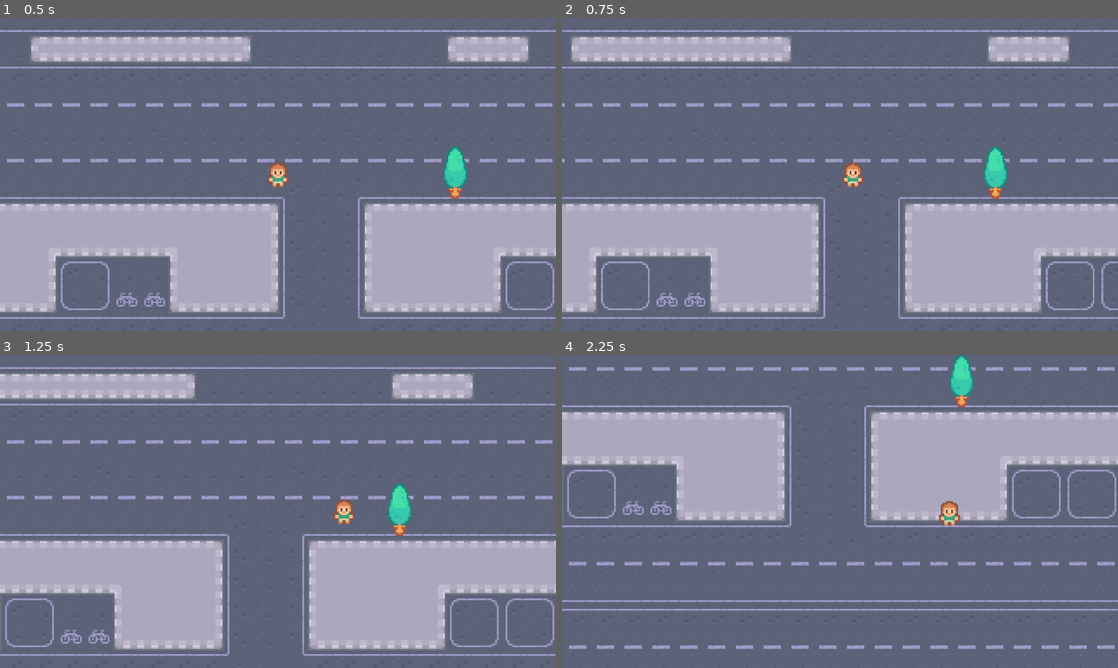
Above: before the commit, frames 1-4 (two rows, left to right).
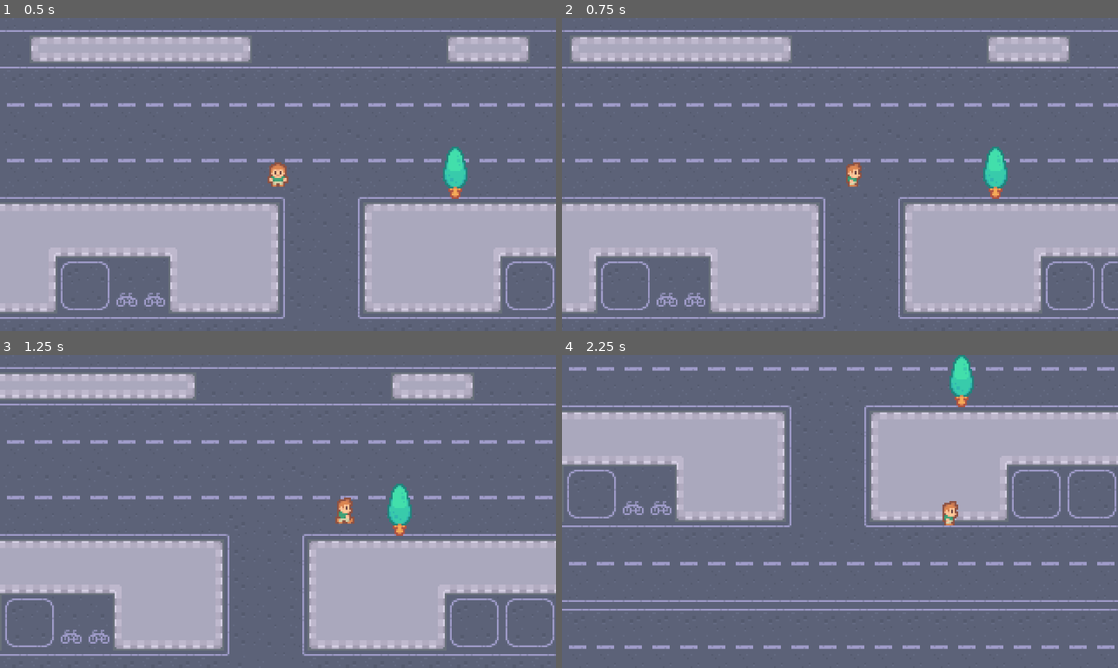
Above: after the commit, the same moments.

Repository: kemini0615/godot-frogger-game
Game: Godot game, scene res://scenes/game.tscn
The game is run twice, just before and just after one commit, with the same random seed, the same clock (stepped at 60 frames per second) and the same inputs.
Inputs:
- Up to frame 1 (0.5 s): no input
- Up to frame 2 (0.75 s): tap Enter at 0.5 s; hold Right (right) from 0.53 s (still down)
- Up to frame 3 (1.25 s): keep holding Right (right)
- Up to frame 4 (2.25 s): release Right (right) at 1.28 s; hold Down (down) 1.28-2.03 s; hold Right (right) from 2.03 s (still down)

Frame 1 is identical in both runs. In frame 2, 0.2% of the frame differs, in the area x 50-55%, y 46-54%; in frame 3, 0.2%, in the area x 60-64%, y 45-54%; in frame 4, 0.2%.

Commit message:
플레이어 이동 애니메이션 추가

Diff:
--- a/scenes/player.tscn
+++ b/scenes/player.tscn
@@ -1,7 +1,97 @@
 [gd_scene format=3 uid="uid://cxg5qdy050b6s"]
 
-[ext_resource type="Texture2D" uid="uid://bkgrir378horu" path="res://graphics/player/player_simple.png" id="1_3vyb7"]
 [ext_resource type="Script" uid="uid://b767f1jecunvc" path="res://scripts/player.gd" id="1_g2els"]
+[ext_resource type="Texture2D" uid="uid://c4q6c7mxqh78h" path="res://graphics/player/player_tileset.png" id="2_g2els"]
+
+[sub_resource type="AtlasTexture" id="AtlasTexture_g2els"]
+atlas = ExtResource("2_g2els")
+region = Rect2(16, 0, 16, 16)
+
+[sub_resource type="AtlasTexture" id="AtlasTexture_tuyoq"]
+atlas = ExtResource("2_g2els")
+region = Rect2(16, 16, 16, 16)
+
+[sub_resource type="AtlasTexture" id="AtlasTexture_fjrip"]
+atlas = ExtResource("2_g2els")
+region = Rect2(16, 32, 16, 16)
+
+[sub_resource type="AtlasTexture" id="AtlasTexture_qhqgy"]
+atlas = ExtResource("2_g2els")
+region = Rect2(0, 0, 16, 16)
+
+[sub_resource type="AtlasTexture" id="AtlasTexture_dqkch"]
+atlas = ExtResource("2_g2els")
+region = Rect2(0, 16, 16, 16)
+
+[sub_resource type="AtlasTexture" id="AtlasTexture_qlg0r"]
+atlas = ExtResource("2_g2els")
+region = Rect2(0, 32, 16, 16)
+
+[sub_resource type="AtlasTexture" id="AtlasTexture_smehm"]
+atlas = ExtResource("2_g2els")
+region = Rect2(32, 0, 16, 16)
+
+[sub_resource type="AtlasTexture" id="AtlasTexture_ur7pv"]
+atlas = ExtResource("2_g2els")
+region = Rect2(32, 16, 16, 16)
+
+[sub_resource type="AtlasTexture" id="AtlasTexture_y4r1p"]
+atlas = ExtResource("2_g2els")
+region = Rect2(32, 32, 16, 16)
+
+[sub_resource type="SpriteFrames" id="SpriteFrames_3vyb7"]
+animations = [{
+"frames": [{
+"duration": 1.0,
+"texture": SubResource("AtlasTexture_g2els")
+}, {
+"duration": 1.0,
+"texture": SubResource("AtlasTexture_tuyoq")
+}, {
+"duration": 1.0,
+"texture": SubResource("AtlasTexture_g2els")
+}, {
+"duration": 1.0,
+"texture": SubResource("AtlasTexture_fjrip")
+}],
+"loop": true,
+"name": &"down",
+"speed": 5.0
+}, {
+"frames": [{
+"duration": 1.0,
+"texture": SubResource("AtlasTexture_qhqgy")
+}, {
+"duration": 1.0,
+"texture": SubResource("AtlasTexture_dqkch")
+}, {
+"duration": 1.0,
+"texture": SubResource("AtlasTexture_qhqgy")
+}, {
+"duration": 1.0,
+"texture": SubResource("AtlasTexture_qlg0r")
+}],
+"loop": true,
+"name": &"left",
+"speed": 5.0
+}, {
+"frames": [{
+"duration": 1.0,
+"texture": SubResource("AtlasTexture_smehm")
+}, {
+"duration": 1.0,
+"texture": SubResource("AtlasTexture_ur7pv")
+}, {
+"duration": 1.0,
+"texture": SubResource("AtlasTexture_smehm")
+}, {
+"duration": 1.0,
+"texture": SubResource("AtlasTexture_y4r1p")
+}],
+"loop": true,
+"name": &"up",
+"speed": 5.0
+}]
 
 [sub_resource type="RectangleShape2D" id="RectangleShape2D_g2els"]
 size = Vector2(12, 10)
@@ -9,9 +99,10 @@
 [node name="Player" type="CharacterBody2D" unique_id=1462529272]
 script = ExtResource("1_g2els")
 
-[node name="Sprite2D" type="Sprite2D" parent="." unique_id=296282685]
-texture_filter = 1
-texture = ExtResource("1_3vyb7")
+[node name="AnimatedSprite2D" type="AnimatedSprite2D" parent="." unique_id=19045684]
+sprite_frames = SubResource("SpriteFrames_3vyb7")
+animation = &"up"
+autoplay = "down"
 
 [node name="CollisionShape2D" type="CollisionShape2D" parent="." unique_id=598492096]
 shape = SubResource("RectangleShape2D_g2els")
--- a/scripts/player.gd
+++ b/scripts/player.gd
@@ -11,3 +11,14 @@
 	# velocity를 설정해도 move_and_slide()를 호출하지 않으면, 오브젝트는 움직이지 않는다
 	velocity = direction * speed
 	move_and_slide()
+	play_animation()
+
+func play_animation():
+	if direction:
+		$AnimatedSprite2D.flip_h = direction.x > 0 # 오른쪽으로 이동하면 X축 플립
+		if direction.x != 0:
+			$AnimatedSprite2D.animation = 'left'
+		else:
+			$AnimatedSprite2D.animation = 'down' if direction.y > 0 else 'up'
+	else:
+		$AnimatedSprite2D.frame = 0 # 애니메이션 프레임을 수동으로 고정
